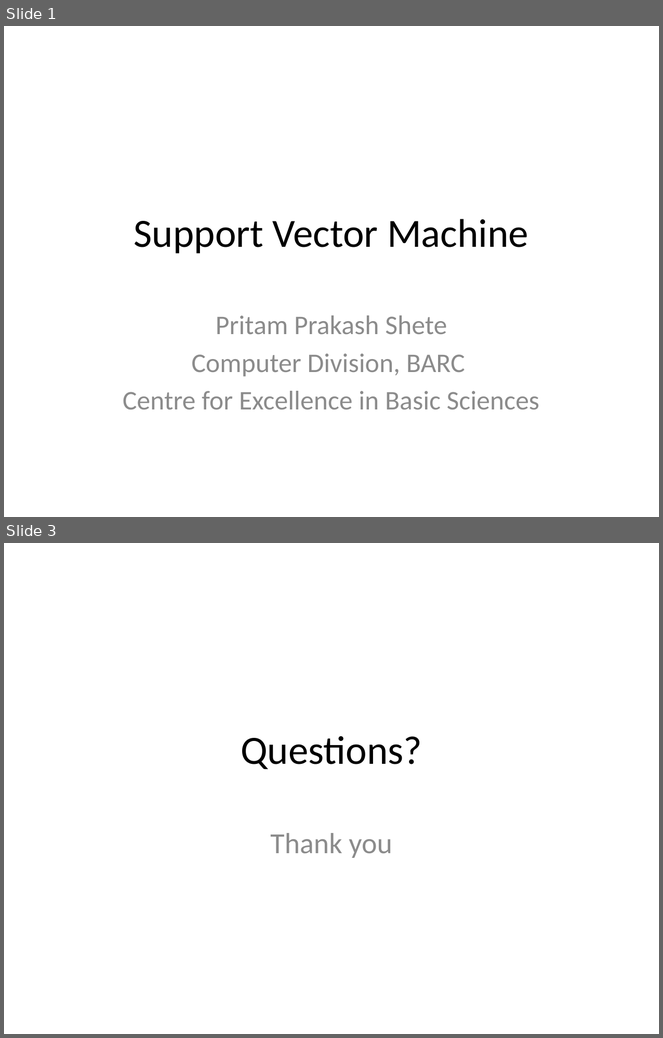
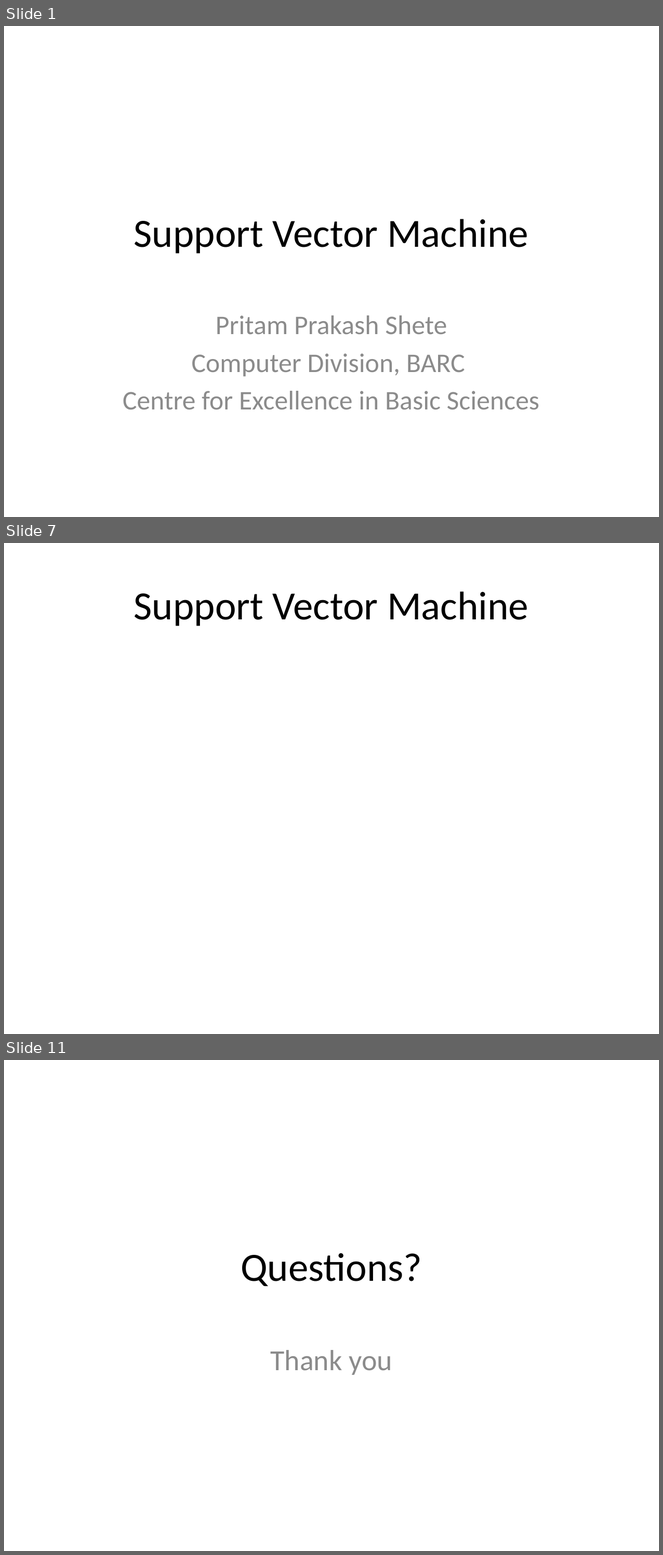
Before and after one commit to look4pritam/ArtificialIntelligence, a slide deck: MachineLearning/SupportVectorMachine/SupportVectorMachine.pptx. Shown one above the other, each under a label of ours: slides 1 and 3 before the commit, slides 1, 7 and 11 after it; the slides between them are not shown. The pictures are 663x1038 and 663x1555 pixels, drawn with LibreOffice and Linux fonts; fonts in the diff are those of the drawing. Boxes give left, top, right and bottom in pixels: in the first picture for what was removed or moved away, otherwise in the second. Text is boxed around its words. In the diff, an @@ line names an element or a change of style, - is before the commit and + after.

```diff
--- a/MachineLearning/SupportVectorMachine/SupportVectorMachine.pptx
+++ b/MachineLearning/SupportVectorMachine/SupportVectorMachine.pptx
@@ slide 7 added at (4,543,659,1034), background #FFFFFF @@
@@ title added at (134,591,529,626), 44 pt, text #000000 @@
+Support Vector Machine
@@ what was slide 3 is now slide 11 @@
```
Also in this commit, not shown: 8 other slides added, 1 slide removed.
